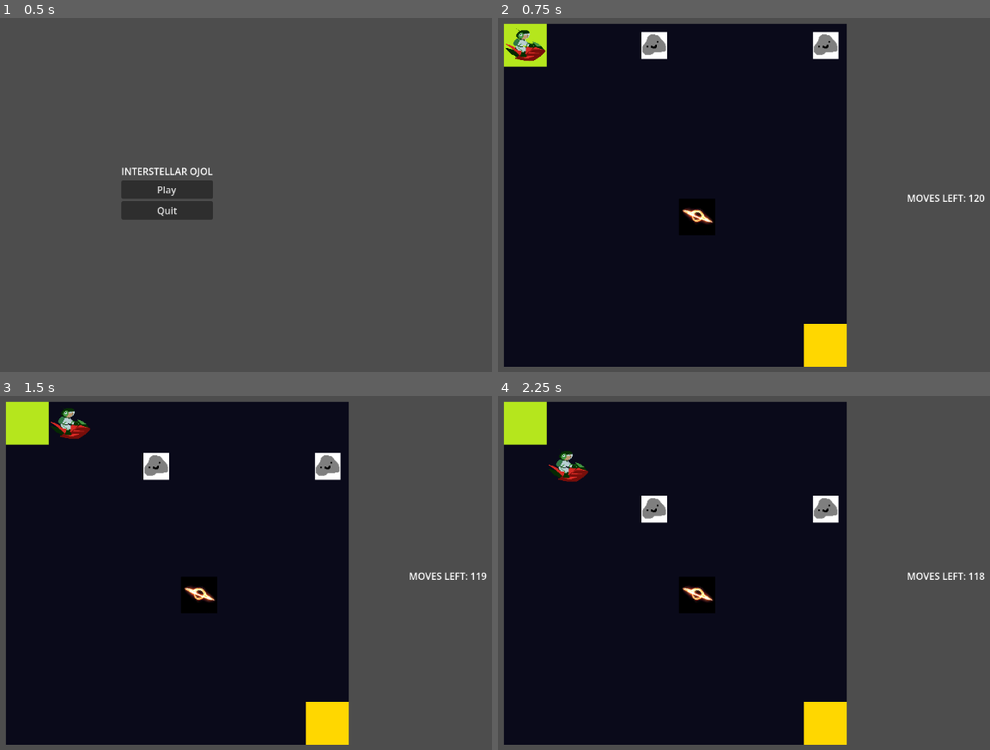
Above: before the commit, frames 1-4 (two rows, left to right).
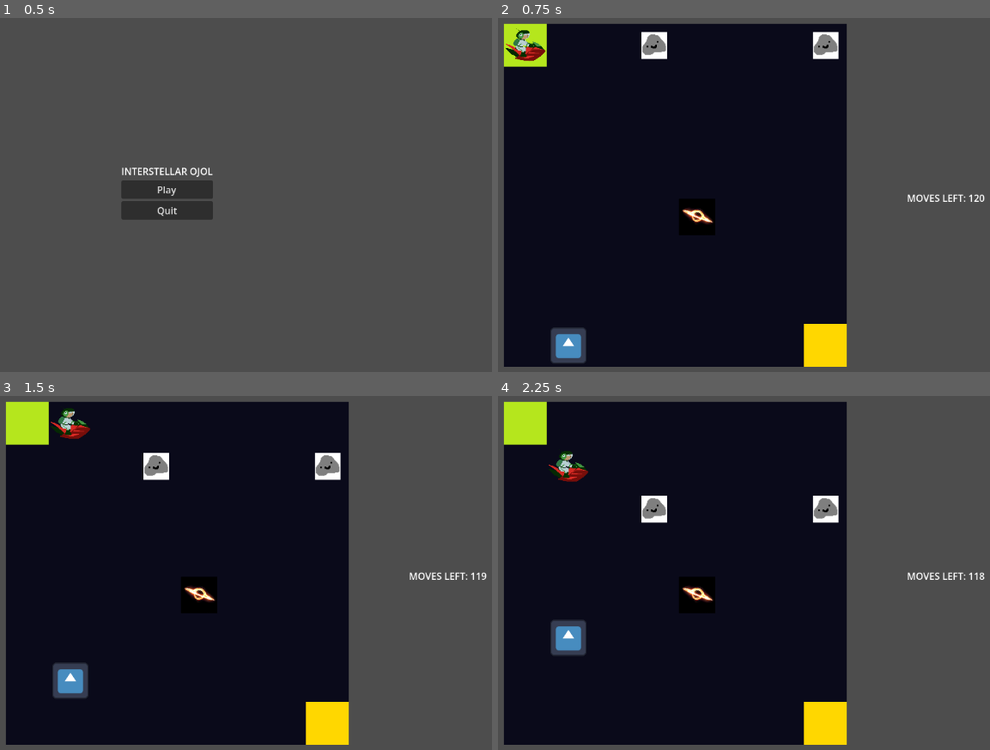
Above: after the commit, the same moments.

Repository: XilefEel/gameseed-2026
Game: Godot game, scene res://scenes/MainMenu.tscn
Same seed, same stepped clock (60 frames per second), same inputs: the game is played once before the commit and once after it. The engine's default icon, where the game draws it, is replaced by a stand-in: a white triangle on a blue panel in a dark square.
Inputs:
- Up to frame 1 (0.5 s): no input
- Up to frame 2 (0.75 s): click "Play" at 0.5 s
- Up to frame 3 (1.5 s): tap Enter at 1.25 s; hold Right (ui_right) from 1.28 s (still down); hold Shift from 1.28 s (still down)
- Up to frame 4 (2.25 s): tap Space at 2 s; release Right (ui_right) at 2.03 s; release Shift at 2.03 s; hold Down (ui_down) from 2.03 s (still down); tap Shift at 2.1 s

Frame 1 is identical in both runs. In frame 2, 0.7% of the frame differs, in the area x 10-18%, y 87-98%; in frame 3, 0.7%; in frame 4, 0.7%.

Commit message:
added basic pirate enemy with a-star pathfinding

Diff:
--- a/scenes/Game.tscn
+++ b/scenes/Game.tscn
@@ -11,6 +11,8 @@
 [ext_resource type="Texture2D" uid="uid://b7oqufhjxe2im" path="res://assets/rock.png" id="7_kiw3p"]
 [ext_resource type="Script" uid="uid://dm8m5g38ga4jw" path="res://scripts/hazards/blackhole.gd" id="8_g4kob"]
 [ext_resource type="Texture2D" uid="uid://dg1esfdmpoen8" path="res://assets/Ton618.png" id="9_qy1jj"]
+[ext_resource type="Script" uid="uid://7p2p8ameynj0" path="res://scripts/hazards/pirate.gd" id="12_2rd6h"]
+[ext_resource type="Texture2D" uid="uid://ba65xjnhk3g8e" path="res://assets/icon.svg" id="13_7ua8r"]
 
 [sub_resource type="TileSetAtlasSource" id="TileSetAtlasSource_kiw3p"]
 texture = ExtResource("2_aug50")
@@ -73,6 +75,14 @@
 scale = Vector2(0.05425, 0.05425)
 texture = ExtResource("9_qy1jj")
 
+[node name="Pirate" type="Node2D" parent="Grid" unique_id=594918711]
+script = ExtResource("12_2rd6h")
+
+[node name="Sprite2D" type="Sprite2D" parent="Grid/Pirate" unique_id=1125442327]
+position = Vector2(1.7881393e-07, -1.7881393e-07)
+scale = Vector2(0.106445305, 0.106445305)
+texture = ExtResource("13_7ua8r")
+
 [node name="Camera2D" type="Camera2D" parent="." unique_id=801784990]
 position = Vector2(61, 63)
 zoom = Vector2(4.5, 4.5)
--- /dev/null
+++ b/scripts/hazards/pirate.gd
@@ -0,0 +1,59 @@
+class_name Pirate
+extends Node2D
+
+@onready var grid: TileMapLayer = get_parent()
+@export var cell := Vector2i(1, 7)
+
+var is_chasing := false
+var astar := AStarGrid2D.new()
+
+func _ready() -> void:
+	add_to_group("pirates")
+	position = grid.map_to_local(cell)
+	setup_astar()
+
+
+func check_line_of_sight(player_cell: Vector2i) -> void:
+	if is_chasing:
+		return
+
+	if player_cell.x != cell.x and player_cell.y != cell.y:
+		return
+
+	var dir := Vector2i(
+		sign(player_cell.x - cell.x),
+		sign(player_cell.y - cell.y)
+	)
+
+	var check_cell := cell + dir
+	while check_cell != player_cell:
+		if grid.is_wall(check_cell):
+			return
+
+		check_cell += dir
+
+	is_chasing = true
+
+func setup_astar() -> void:
+	astar.region = Rect2i(0, 0, grid.GRID_SIZE, grid.GRID_SIZE)
+	astar.cell_size = Vector2(1, 1)
+	astar.diagonal_mode = AStarGrid2D.DIAGONAL_MODE_NEVER
+	astar.update()
+
+	for x in grid.GRID_SIZE:
+		for y in grid.GRID_SIZE:
+			var c := Vector2i(x, y)
+			if not grid.is_wall(c):
+				astar.set_point_solid(c, false)
+
+func step(player_cell: Vector2i) -> void:
+	if not is_chasing:
+		return
+
+	var path := astar.get_point_path(cell, player_cell)
+
+	if path.size() < 2:
+		return
+
+	cell = Vector2i(path[1])
+	position = grid.map_to_local(cell)
--- a/scripts/player/player_hazards.gd
+++ b/scripts/player/player_hazards.gd
@@ -11,6 +11,11 @@
 	get:
 		return get_tree().get_nodes_in_group("blackholes")
 
+var pirates: Array:
+	get:
+		return get_tree().get_nodes_in_group("pirates")
+
+
 func _ready() -> void:
 	player = get_parent()
 
@@ -23,6 +28,20 @@
 func is_asteroid_at(cell: Vector2i) -> bool:
 	for a in asteroids:
 		if a.get_cell() == cell:
+			return true
+
+	return false
+
+
+func step_pirates(player_cell: Vector2i) -> void:
+	for p in pirates:
+		p.check_line_of_sight(player_cell)
+		p.step(player_cell)
+
+
+func is_pirate_at(cell: Vector2i) -> bool:
+	for p in pirates:
+		if p.cell == cell:
 			return true
 
 	return false
--- a/scripts/player/player_movement.gd
+++ b/scripts/player/player_movement.gd
@@ -26,6 +26,12 @@
 		return
 
 	await move_to_cell(next)
+
+	hazards.step_pirates(player.current_cell)
+
+	if hazards.is_pirate_at(player.current_cell):
+		await hazards.game_over()
+		return
 
 	if hazards.is_asteroid_at(player.current_cell):
 		await hazards.game_over()
@@ -120,6 +126,12 @@
 
 	await move_to_cell(dash_path[-1])
 
+	hazards.step_pirates(player.current_cell)
+
+	if hazards.is_pirate_at(player.current_cell):
+		await hazards.game_over()
+		return
+
 	hazards.step_asteroids()
 
 	if !try_consume_move():
Not shown, added: scripts/hazards/pirate.gd.uid
